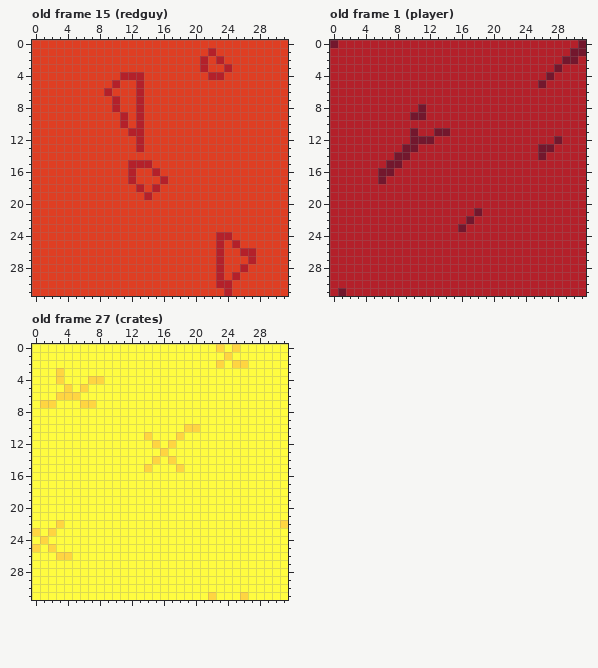
A pixel-art file gets an edit: ASSETs/graphics/patterns.aseprite. The picture above is the old version.
32x32 pixels, 181 frames. Shown: old frame 15 (redguy), old frame 1 (player), old frame 27 (crates). The commit also changed other frames, which this record leaves out.
New version:
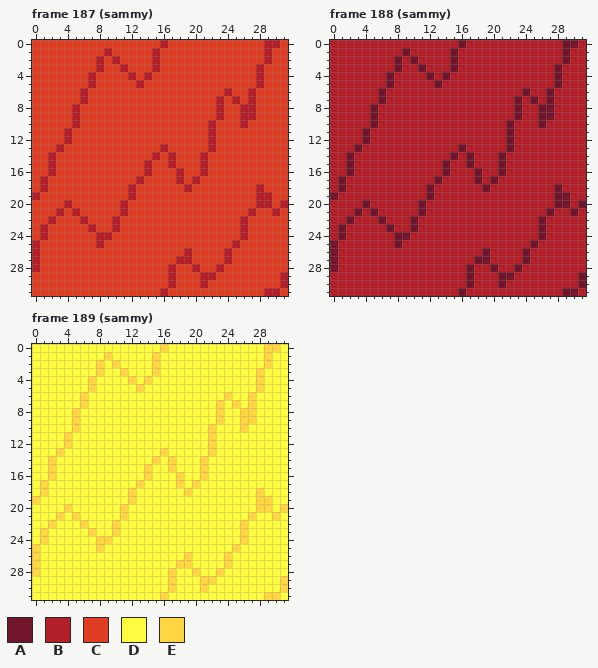
Palette (. is transparent): A #73172d  B #b4202a  C #df3e23  D #fffc40  E #ffd541
A new or re-ordered frame is compared with the old frame closest to it.
From old to new:
frames 181 -> 190
Frame 187 (sammy) is new; against old frame 15 (redguy):
y 0: x 16 C -> B; x 29..30 CC -> BB
y 1: x 9 C -> B; x 15 C -> B; x 22 B -> C; x 29 C -> B
y 2: x 8 C -> B; x 10 C -> B; x 15 C -> B; x 21 B -> C; x 23 B -> C; x 29 C -> B
y 3: x 8 C -> B; x 11 C -> B; x 15 C -> B; x 21 B -> C; x 24 B -> C; x 28 C -> B
y 4: x 7 C -> B; x 11 B -> C; x 13..14 BC -> CB; x 22..23 BB -> CC; x 28 C -> B
y 5: x 7 C -> B; x 10 B -> C; x 28 C -> B
y 6: x 6 C -> B; x 9 B -> C; x 13 B -> C; x 24 C -> B; x 27 C -> B
y 7: x 6 C -> B; x 10 B -> C; x 13 B -> C; x 23 C -> B; x 25 C -> B; x 27 C -> B
y 8: x 5 C -> B; x 10 B -> C; x 13 B -> C; x 23 C -> B; x 26..27 CC -> BB
y 9: x 5 C -> B; x 11 B -> C; x 13 B -> C; x 23 C -> B; x 26..27 CC -> BB
y 10: x 5 C -> B; x 11 B -> C; x 13 B -> C; x 22 C -> B; x 26 C -> B
y 11: x 4 C -> B; x 12..13 BB -> CC; x 22 C -> B
y 12: x 4 C -> B; x 13 B -> C; x 22 C -> B
y 13: x 3 C -> B; x 13 B -> C; x 16 C -> B; x 22 C -> B
y 14: x 2 C -> B; x 15 C -> B; x 17 C -> B; x 21 C -> B
y 15: x 2 C -> B; x 12..13 BB -> CC; x 17 C -> B; x 21 C -> B
y 16: x 2 C -> B; x 12 B -> C; x 14..15 CB -> BC; x 18 C -> B; x 21 C -> B
y 17: x 1 C -> B; x 12..13 BC -> CB; x 16 B -> C; x 18 C -> B; x 20 C -> B
y 18: x 1 C -> B; x 12..13 CB -> BC; x 15 B -> C; x 19 C -> B; x 28 C -> B
y 19: x 0 C -> B; x 12 C -> B; x 14 B -> C; x 28..29 CC -> BB
y 20: x 4 C -> B; x 11 C -> B; x 28..29 CC -> BB; x 31 C -> B
y 21: x 3 C -> B; x 5 C -> B; x 11 C -> B; x 27 C -> B; x 30 C -> B
y 22: x 2 C -> B; x 6 C -> B; x 10 C -> B; x 26 C -> B
y 23: x 1 C -> B; x 7 C -> B; x 10 C -> B; x 26 C -> B
y 24: x 1 C -> B; x 8..9 CC -> BB; x 23..24 BB -> CC; x 26 C -> B
y 25: x 0 C -> B; x 8 C -> B; x 23 B -> C
y 26: x 0 C -> B; x 19 C -> B; x 23..24 BC -> CB; x 26..27 BB -> CC
y 27: x 0 C -> B; x 18..19 CC -> BB; x 23..24 BC -> CB; x 27 B -> C
y 28: x 0 C -> B; x 17 C -> B; x 20 C -> B; x 26 B -> C
y 29: x 17 C -> B; x 21..23 CCB -> BBC; x 25 B -> C; x 31 C -> B
y 30: x 17 C -> B; x 21 C -> B; x 23..24 BB -> CC; x 31 C -> B
y 31: x 16 C -> B; x 24 B -> C; x 29..30 CC -> BB
Frame 188 (sammy) is new; against old frame 1 (player):
y 0: x 0 A -> B; x 16 B -> A; x 29..31 BBA -> AAB
y 1: x 9 B -> A; x 15 B -> A; x 29..31 BAA -> ABB
y 2: x 8 B -> A; x 10 B -> A; x 15 B -> A; x 30 A -> B
y 3: x 8 B -> A; x 11 B -> A; x 15 B -> A
y 4: x 7 B -> A; x 12 B -> A; x 14 B -> A; x 27..28 AB -> BA
y 5: x 7 B -> A; x 13 B -> A; x 26 A -> B; x 28 B -> A
y 6: x 6 B -> A; x 24 B -> A; x 27 B -> A
y 7: x 6 B -> A; x 23 B -> A; x 25 B -> A; x 27 B -> A
y 8: x 5 B -> A; x 11 A -> B; x 23 B -> A; x 26..27 BB -> AA
y 9: x 5 B -> A; x 10..11 AA -> BB; x 23 B -> A; x 26..27 BB -> AA
y 10: x 5 B -> A; x 22 B -> A; x 26 B -> A
y 11: x 4 B -> A; x 10 A -> B; x 13..14 AA -> BB; x 22 B -> A
y 12: x 4 B -> A; x 10..12 AAA -> BBB; x 22 B -> A; x 28 A -> B
y 13: x 3 B -> A; x 9..10 AA -> BB; x 16 B -> A; x 22 B -> A; x 26..27 AA -> BB
y 14: x 2 B -> A; x 8..9 AA -> BB; x 15 B -> A; x 17 B -> A; x 21 B -> A; x 26 A -> B
y 15: x 2 B -> A; x 7..8 AA -> BB; x 14 B -> A; x 17 B -> A; x 21 B -> A
y 16: x 2 B -> A; x 6..7 AA -> BB; x 14 B -> A; x 18 B -> A; x 21 B -> A
y 17: x 1 B -> A; x 6 A -> B; x 13 B -> A; x 18 B -> A; x 20 B -> A
y 18: x 1 B -> A; x 12 B -> A; x 19 B -> A; x 28 B -> A
y 19: x 0 B -> A; x 12 B -> A; x 28..29 BB -> AA
y 20: x 4 B -> A; x 11 B -> A; x 28..29 BB -> AA; x 31 B -> A
y 21: x 3 B -> A; x 5 B -> A; x 11 B -> A; x 18 A -> B; x 27 B -> A; x 30 B -> A
y 22: x 2 B -> A; x 6 B -> A; x 10 B -> A; x 17 A -> B; x 26 B -> A
y 23: x 1 B -> A; x 7 B -> A; x 10 B -> A; x 16 A -> B; x 26 B -> A
y 24: x 1 B -> A; x 8..9 BB -> AA; x 26 B -> A
y 25: x 0 B -> A; x 8 B -> A; x 25 B -> A
y 26: x 0 B -> A; x 19 B -> A; x 24 B -> A
y 27: x 0 B -> A; x 18..19 BB -> AA; x 24 B -> A
y 28: x 0 B -> A; x 17 B -> A; x 20 B -> A; x 23 B -> A
y 29: x 17 B -> A; x 21..22 BB -> AA; x 31 B -> A
y 30: x 17 B -> A; x 21 B -> A; x 31 B -> A
y 31: x 1 A -> B; x 16 B -> A; x 29..30 BB -> AA
Frame 189 (sammy) is new; against old frame 27 (crates):
y 0: x 16 D -> E; x 23 E -> D; x 25 E -> D; x 29..30 DD -> EE
y 1: x 9 D -> E; x 15 D -> E; x 24 E -> D; x 29 D -> E
y 2: x 8 D -> E; x 10 D -> E; x 15 D -> E; x 23 E -> D; x 25..26 EE -> DD; x 29 D -> E
y 3: x 3 E -> D; x 8 D -> E; x 11 D -> E; x 15 D -> E; x 28 D -> E
y 4: x 3 E -> D; x 8 E -> D; x 12 D -> E; x 14 D -> E; x 28 D -> E
y 5: x 4 E -> D; x 6..7 ED -> DE; x 13 D -> E; x 28 D -> E
y 6: x 3..6 EEED -> DDDE; x 24 D -> E; x 27 D -> E
y 7: x 1..2 EE -> DD; x 7 E -> D; x 23 D -> E; x 25 D -> E; x 27 D -> E
y 8..9: x 5 D -> E; x 23 D -> E; x 26..27 DD -> EE
y 10: x 5 D -> E; x 19..20 EE -> DD; x 22 D -> E; x 26 D -> E
y 11: x 4 D -> E; x 14 E -> D; x 18 E -> D; x 22 D -> E
y 12: x 4 D -> E; x 15 E -> D; x 17 E -> D; x 22 D -> E
y 13: x 3 D -> E; x 22 D -> E
y 14: x 2 D -> E; x 21 D -> E
y 15: x 2 D -> E; x 17..18 DE -> ED; x 21 D -> E
y 16: x 2 D -> E; x 14 D -> E; x 18 D -> E; x 21 D -> E
y 17: x 1 D -> E; x 13 D -> E; x 18 D -> E; x 20 D -> E
y 18: x 1 D -> E; x 12 D -> E; x 19 D -> E; x 28 D -> E
y 19: x 0 D -> E; x 12 D -> E; x 28..29 DD -> EE
y 20: x 4 D -> E; x 11 D -> E; x 28..29 DD -> EE; x 31 D -> E
y 21: x 3 D -> E; x 5 D -> E; x 11 D -> E; x 27 D -> E; x 30 D -> E
y 22: x 2..3 DE -> ED; x 6 D -> E; x 10 D -> E; x 26 D -> E; x 31 E -> D
y 23: x 0..2 EDE -> DED; x 7 D -> E; x 10 D -> E; x 26 D -> E
y 24: x 8..9 DD -> EE; x 26 D -> E
y 25: x 2 E -> D; x 8 D -> E; x 25 D -> E
y 26: x 0 D -> E; x 3..4 EE -> DD; x 19 D -> E; x 24 D -> E
y 27: x 0 D -> E; x 18..19 DD -> EE; x 24 D -> E
y 28: x 0 D -> E; x 17 D -> E; x 20 D -> E; x 23 D -> E
y 29: x 17 D -> E; x 21..22 DD -> EE; x 31 D -> E
y 30: x 17 D -> E; x 21 D -> E; x 31 D -> E
y 31: x 16 D -> E; x 22 E -> D; x 26 E -> D; x 29..30 DD -> EE
Changed places in both pictures, as pixel boxes (x1, y1, x2, y2):
changed: (32, 40, 288, 296)
changed: (330, 40, 586, 296)
changed: (32, 344, 288, 600)
